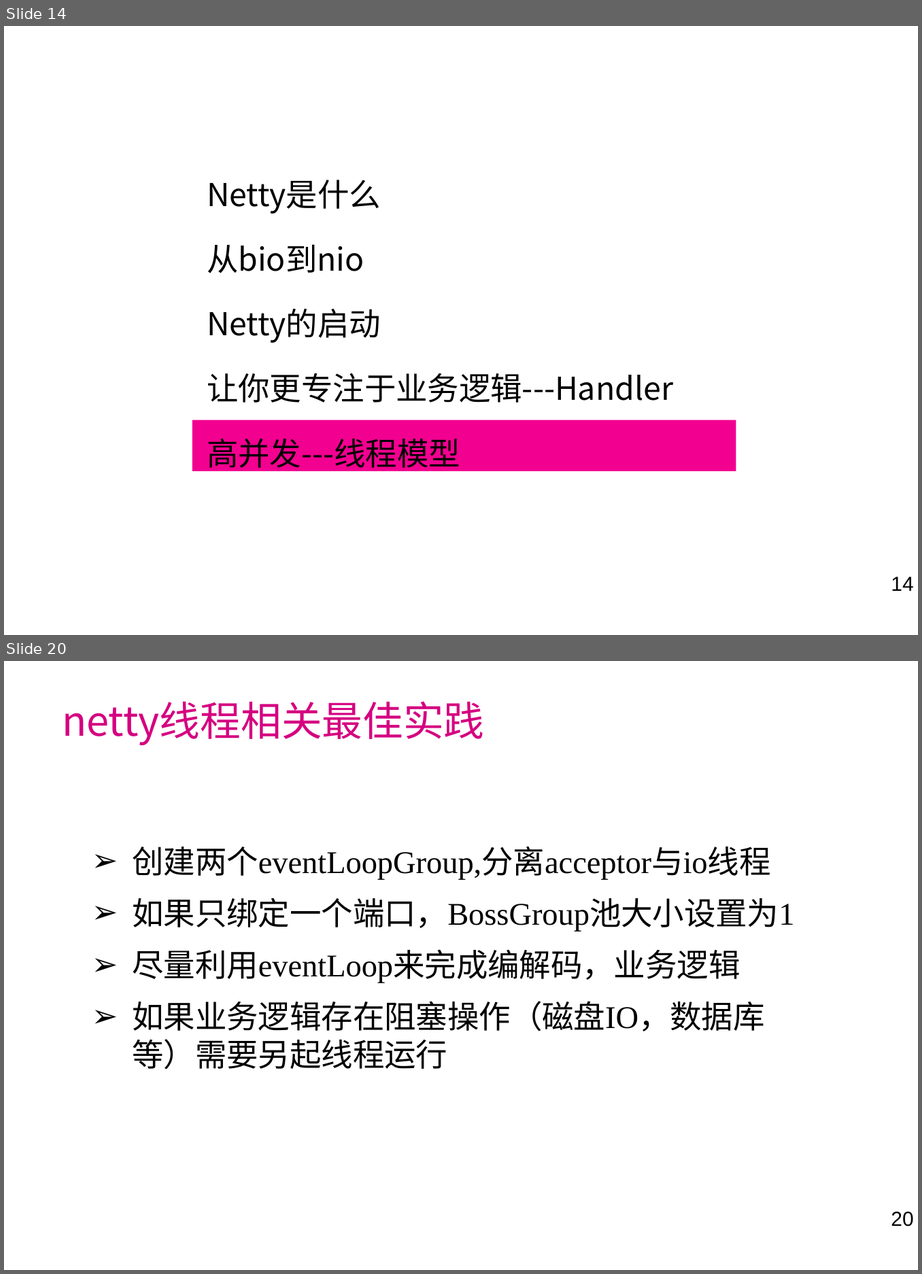
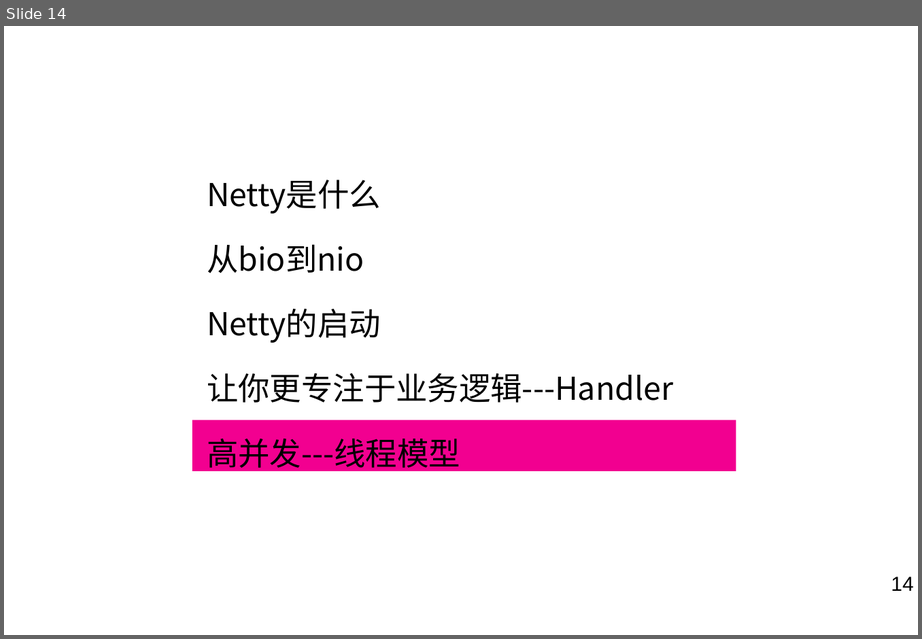
Before and after one commit to laienliang/netty-demo, a slide deck: doc/netty学习分享.ppt. Shown one above the other, each under a label of ours: slides 14 and 20 before the commit, slide 14 after it; the slides between them are not shown. The pictures are 922x1274 and 922x639 pixels, drawn with LibreOffice and Linux fonts; fonts in the diff are those of the drawing; background and template pictures are left out. Boxes give left, top, right and bottom in pixels: in the first picture for what was removed or moved away, otherwise in the second. Text is boxed around its words. In the diff, an @@ line names an element or a change of style, - is before the commit and + after.

```diff
--- a/doc/netty学习分享.ppt
+++ b/doc/netty学习分享.ppt
@@ slide 20 removed at <box>4,661,918,1270</box>, background picture (left out); not listed: 1 template element that a slide beside it also shows @@
@@ title removed at <box>62,701,485,745</box> @@
-netty线程相关最佳实践
@@ text removed at <box>132,846,794,1070</box> @@
-➢ 创建两个eventLoopGroup,分离acceptor与io线程
-➢ 如果只绑定一个端口，BossGroup池大小设置为1
-➢ 尽量利用eventLoop来完成编解码，业务逻辑
-➢ 如果业务逻辑存在阻塞操作（磁盘IO，数据库等）需要另起线程运行
```
Also in this commit, not shown: 13 slides changed, 2 slides added, 1 other slide removed, 13 other files.
